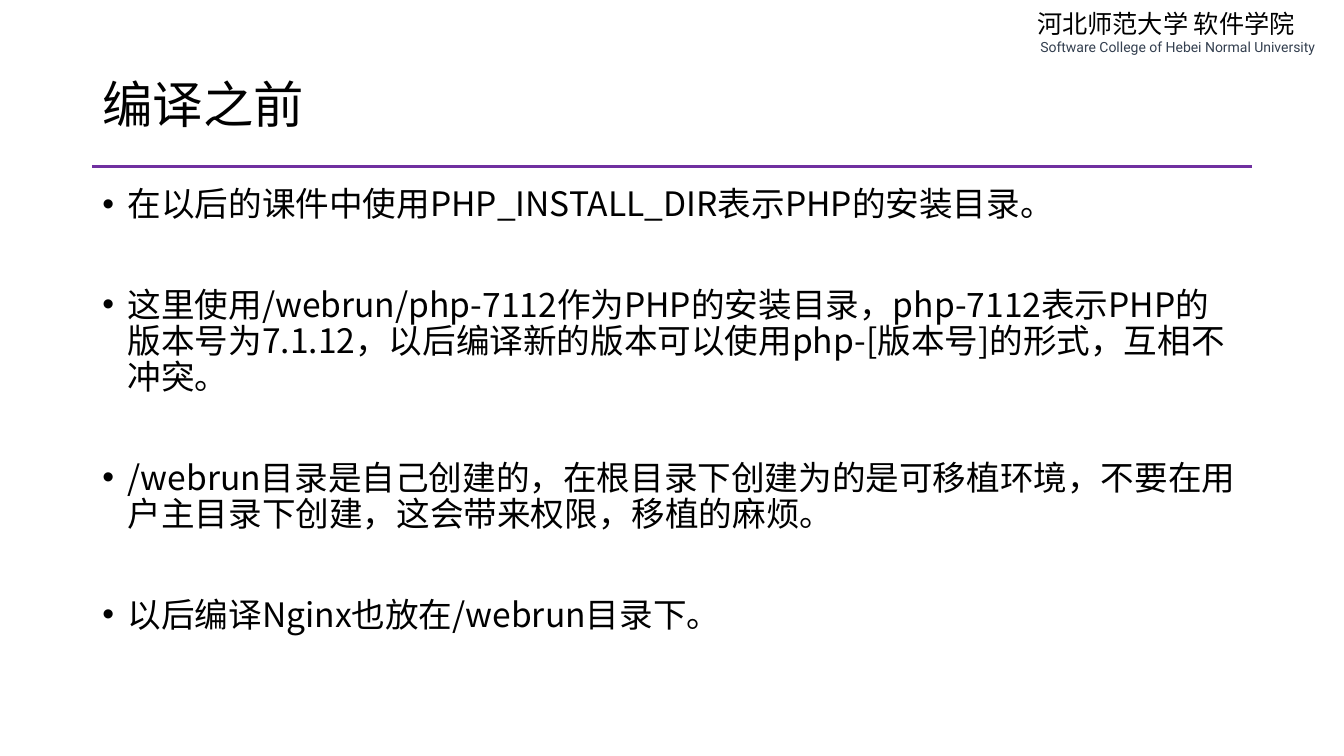
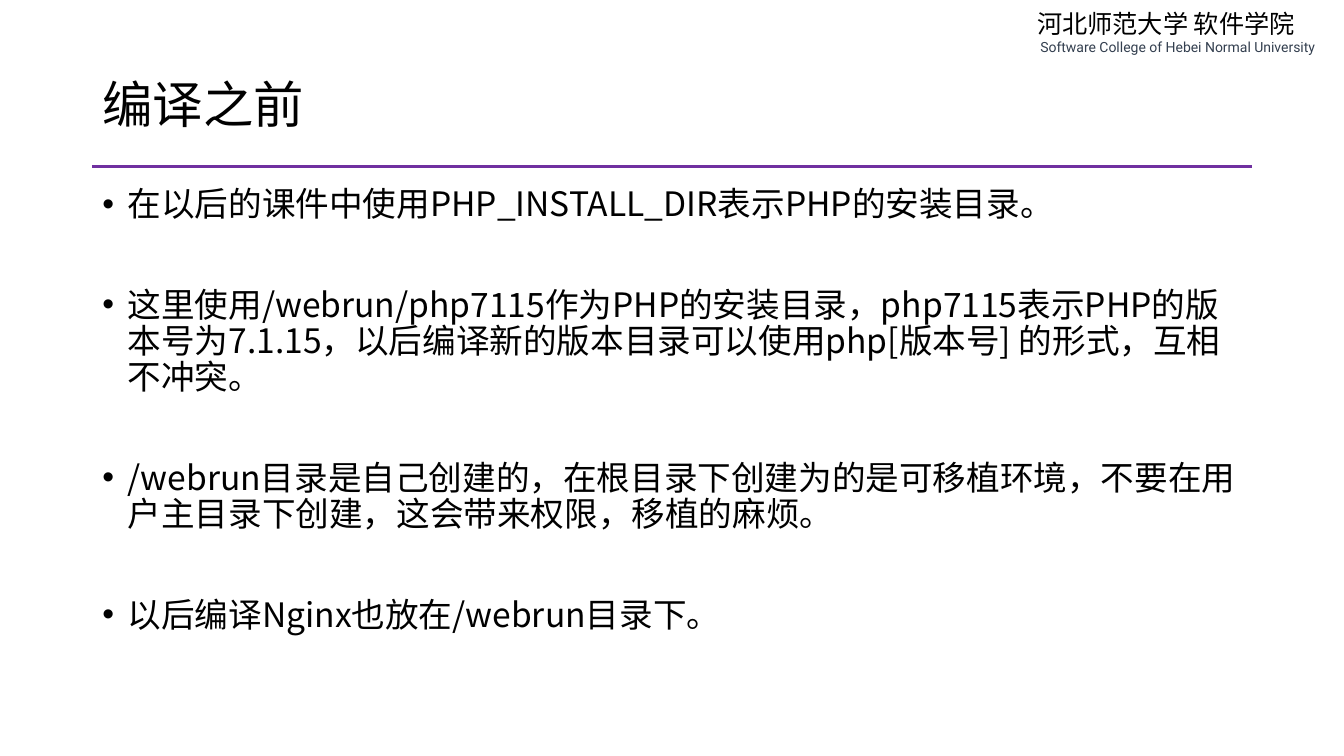
Before and after one commit to edu2act/course-php-serverside-development-on-linux, a slide deck: slide 14 of materials/slides/ch02-complie-php-source-code.pptx. Drawn at 1344x756 pixels with LibreOffice and Linux fonts; fonts in the diff are those of the drawing. Boxes give left, top, right and bottom in pixels: in the first picture for what was removed or moved away, otherwise in the second. Text is boxed around its words. In the diff, an @@ line names an element or a change of style, - is before the commit and + after.

```diff
--- a/materials/slides/ch02-complie-php-source-code.pptx
+++ b/materials/slides/ch02-complie-php-source-code.pptx
@@ text at (128,288,1221,392): text changed @@
-• 这里使用/webrun/php-7112作为PHP的安装目录，php-7112表示PHP的版本号为7.1.12，以后编译新的版本可以使用php-[版本号]的形式，互相不冲突。
+• 这里使用/webrun/php7115作为PHP的安装目录，php7115表示PHP的版本号为7.1.15，以后编译新的版本目录可以使用php[版本号] 的形式，互相不冲突。
```
Also in this commit, not shown: 6 other slides changed, 1 other file.
